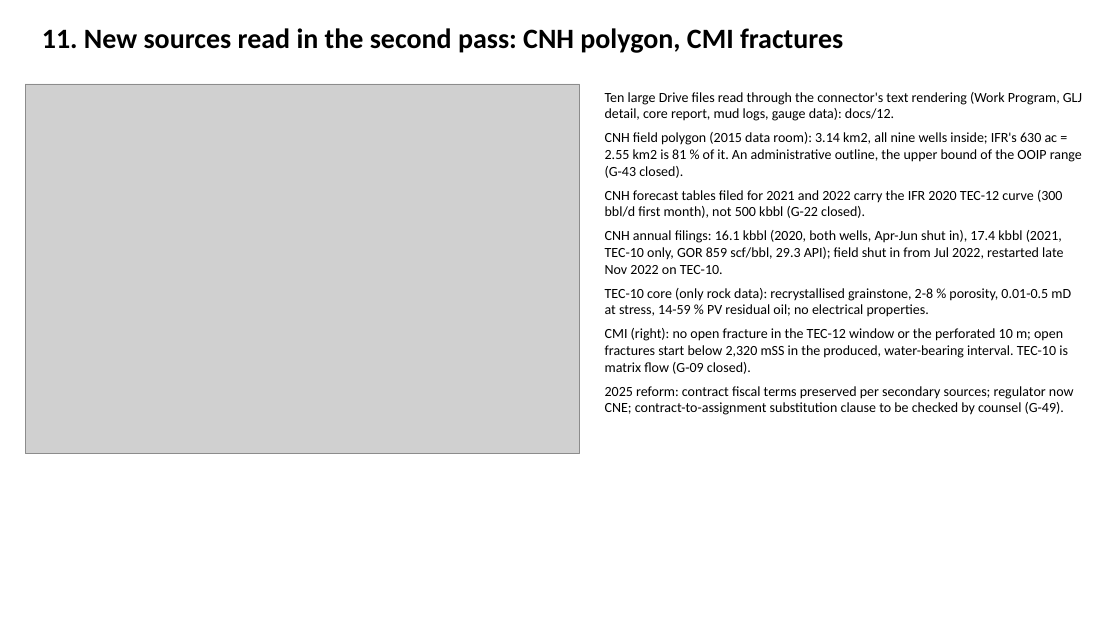
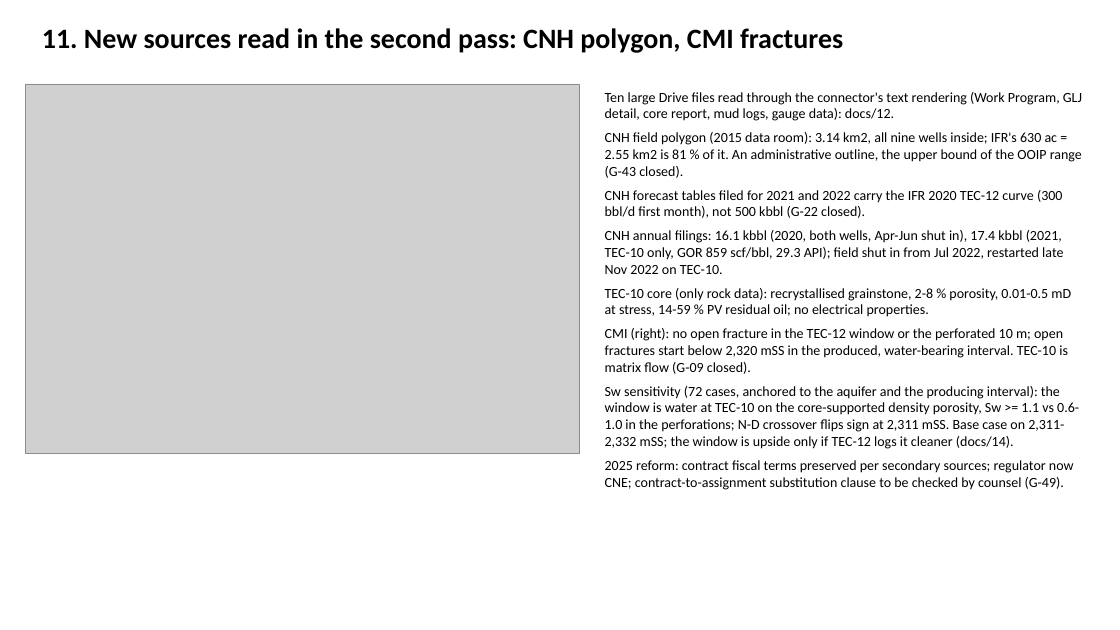
Before and after one commit to gunner1976/git_practice, a slide deck: slide 12 of docs/Tecolutla_TEC12_Handover.pptx. Drawn at 1120x630 pixels with LibreOffice and Linux fonts; fonts in the diff are those of the drawing; grey boxes stand for pictures. Boxes give left, top, right and bottom in pixels: in the first picture for what was removed or moved away, otherwise in the second. Text is boxed around its words. In the diff, an @@ line names an element or a change of style, - is before the commit and + after.

```diff
--- a/docs/Tecolutla_TEC12_Handover.pptx
+++ b/docs/Tecolutla_TEC12_Handover.pptx
@@ text at [605, 386, 1079, 449]: paragraph added @@
+Sw sensitivity (72 cases, anchored to the aquifer and the producing interval): the window is water at TEC-10 on the core-supported density porosity, Sw >= 1.1 vs 0.6-1.0 in the perforations; N-D crossover flips sign at 2,311 mSS. Base case on 2,311-2,332 mSS; the window is upside only if TEC-12 logs it cleaner (docs/14).
```
Also in this commit, not shown: 9 other files.
